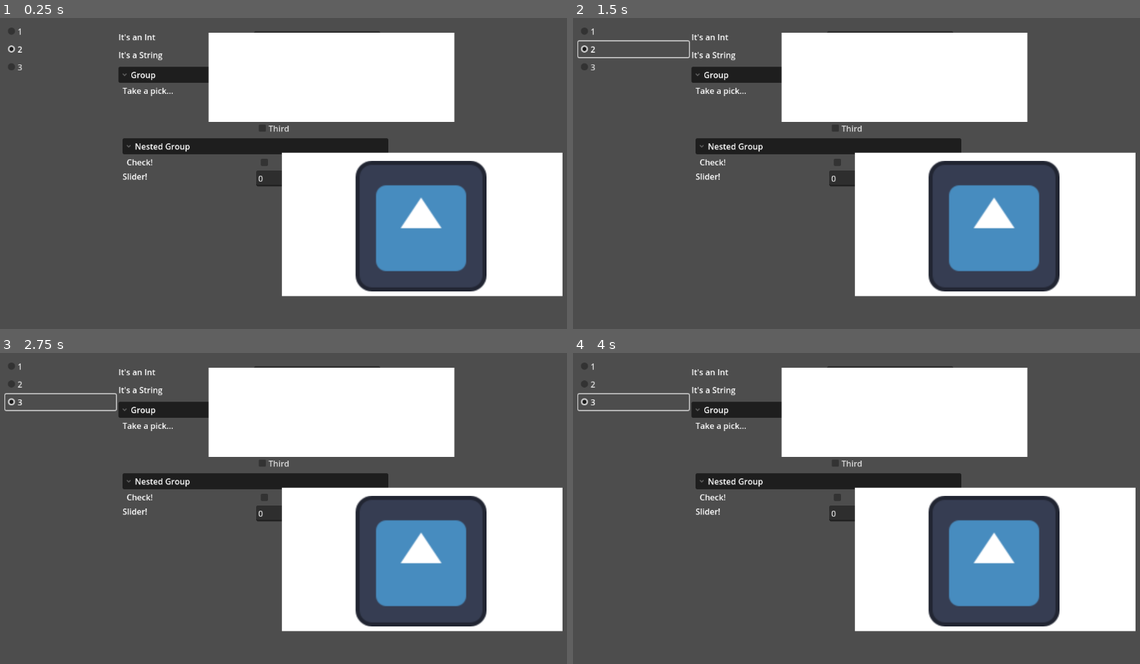
Above: before the commit, frames 1-4 (two rows, left to right).
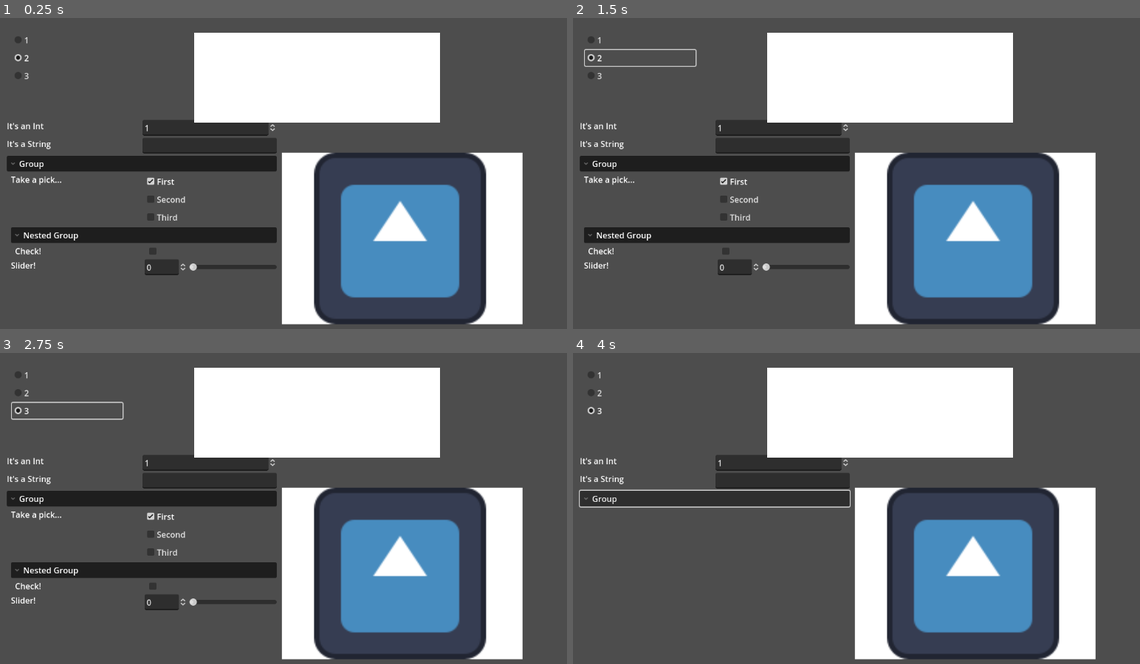
Above: after the commit, the same moments.

Repository: don-tnowe/godot-extra-controls
Game: Godot game, scene res://example.tscn
Same seed, same stepped clock (60 frames per second), same inputs: the game is played once before the commit and once after it. The engine's default icon, where the game draws it, is replaced by a stand-in: a white triangle on a blue panel in a dark square.
Inputs (mouse positions are in pixels of both pictures, inside the frame that each line leads up to):
- Up to frame 1 (0.25 s): no input
- Up to frame 2 (1.5 s): click "1" at 0.5 s; click "2" at 1.25 s
- Up to frame 3 (2.75 s): click "3" at 2 s
- Up to frame 4 (4 s): click "Group" at 2.75 s; click (896, 427) at 3.5 s, where only the run before the commit has a clickable "First"

The runs differ from the first frame. In frame 1, 25% of the frame differs, in the area x 1-100%, y 3-99%; in frame 2, 25%, in the area x 0-100%, y 3-99%; in frame 3, 25%; in frame 4, 22%.

Commit message:
Basic DockContainer

Diff:
--- a/example.tscn
+++ b/example.tscn
@@ -40,10 +40,10 @@
 
 [node name="UnfoldedOptionButton" type="VBoxContainer" parent="."]
 layout_mode = 0
-offset_left = 32.0
-offset_top = 28.0
-offset_right = 248.0
-offset_bottom = 129.0
+offset_left = 45.0
+offset_top = 45.0
+offset_right = 261.0
+offset_bottom = 146.0
 script = ExtResource("1_uykbc")
 options = Array[String](["1", "2", "3"])
 value = 1
@@ -67,7 +67,6 @@
 color = Color(0, 0, 0, 1)
 
 [node name="ColorRect2" type="ColorRect" parent="ViewSwitcher"]
-visible = false
 layout_mode = 0
 offset_left = -57.0
 offset_top = 37.0
@@ -95,21 +94,20 @@
 
 [node name="PropertiesBox" type="VBoxContainer" parent="."]
 layout_mode = 0
-offset_left = 253.0
-offset_top = 43.0
-offset_right = 780.0
-offset_bottom = 263.0
+offset_left = 35.0
+offset_top = 217.0
+offset_right = 562.0
+offset_bottom = 437.0
 script = ExtResource("3_nn7w5")
 
 [node name="ScaleContainer" type="Container" parent="."]
 layout_mode = 1
 offset_left = 572.0
 offset_top = 281.0
-offset_right = 1120.0
-offset_bottom = 562.0
+offset_right = 1042.0
+offset_bottom = 617.0
 script = ExtResource("4_c4kjh")
 stretch_mode = 1
-rounding_mode = 1
 metadata/_edit_group_ = true
 
 [node name="ColorRect" type="ColorRect" parent="ScaleContainer"]
@@ -137,8 +135,8 @@
 layout_mode = 0
 offset_left = 293.0
 offset_top = 46.0
-offset_right = 1044.0
-offset_bottom = 221.0
+offset_right = 989.0
+offset_bottom = 222.0
 script = ExtResource("6_ri1pc")
 max_size = Vector2(480, -1)
 
--- /dev/null
+++ b/example2.tscn
@@ -0,0 +1,51 @@
+[gd_scene load_steps=3 format=3 uid="uid://p0r2ouvm383h"]
+
+[ext_resource type="Script" path="res://addons/tnowe_extra_controls/elements/dock_container.gd" id="1_jgdh4"]
+
+[sub_resource type="GDScript" id="GDScript_v1ouy"]
+script/source = "extends HBoxContainer
+
+@export var docks : Container
+
+func _on_button_pressed():
+  var new_node := ColorRect.new()
+  new_node.color = Color.from_hsv(randf(), randf_range(0.2, 0.5), 1.0)
+  new_node.mouse_filter = Control.MOUSE_FILTER_IGNORE
+  new_node.custom_minimum_size = Vector2(32, 32)
+  docks.drop_node(new_node, Vector2(randf() * docks.size.x, randf() * docks.size.y))
+"
+
+[node name="Box" type="VBoxContainer"]
+anchors_preset = 15
+anchor_right = 1.0
+anchor_bottom = 1.0
+grow_horizontal = 2
+grow_vertical = 2
+metadata/_edit_lock_ = true
+
+[node name="Control" type="Control" parent="."]
+custom_minimum_size = Vector2(0, 16)
+layout_mode = 2
+
+[node name="Example2" type="Container" parent="."]
+layout_mode = 2
+size_flags_vertical = 3
+mouse_default_cursor_shape = 10
+script = ExtResource("1_jgdh4")
+metadata/_edit_lock_ = true
+
+[node name="Box" type="HBoxContainer" parent="." node_paths=PackedStringArray("docks")]
+layout_mode = 2
+alignment = 1
+script = SubResource("GDScript_v1ouy")
+docks = NodePath("../Example2")
+
+[node name="Button" type="Button" parent="Box"]
+layout_mode = 2
+text = "Add Node"
+
+[node name="Control2" type="Control" parent="."]
+custom_minimum_size = Vector2(0, 16)
+layout_mode = 2
+
+[connection signal="pressed" from="Box/Button" to="Box" method="_on_button_pressed"]
Not shown, added: addons/tnowe_extra_controls/elements/dock_container.gd
